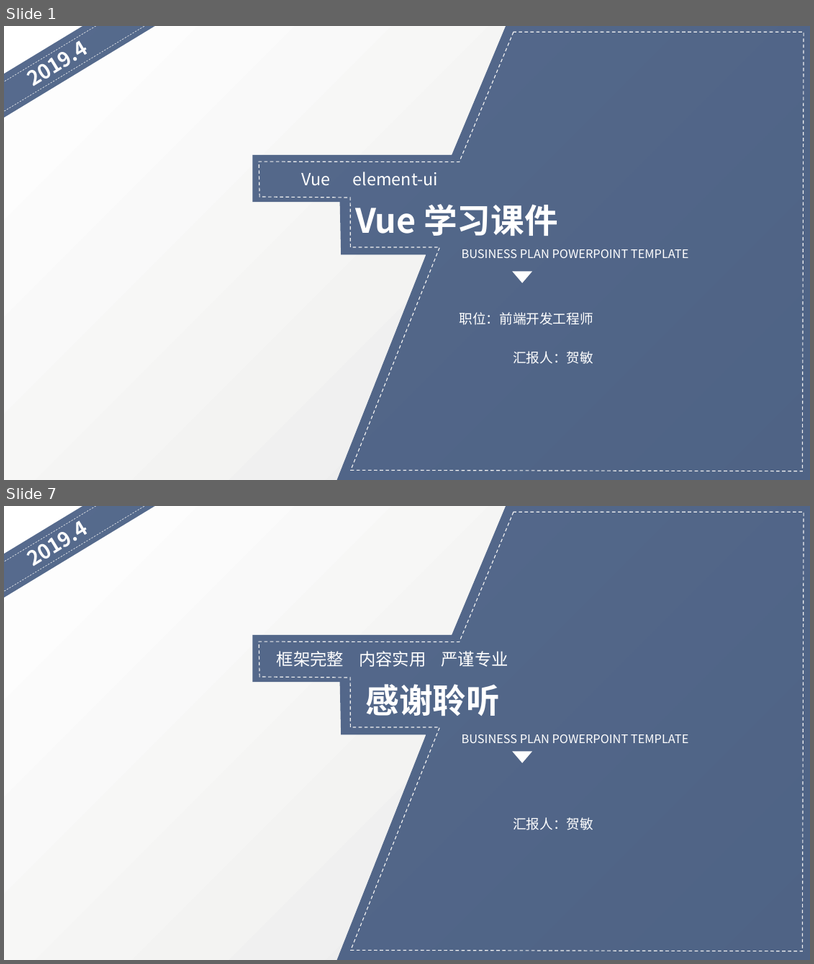
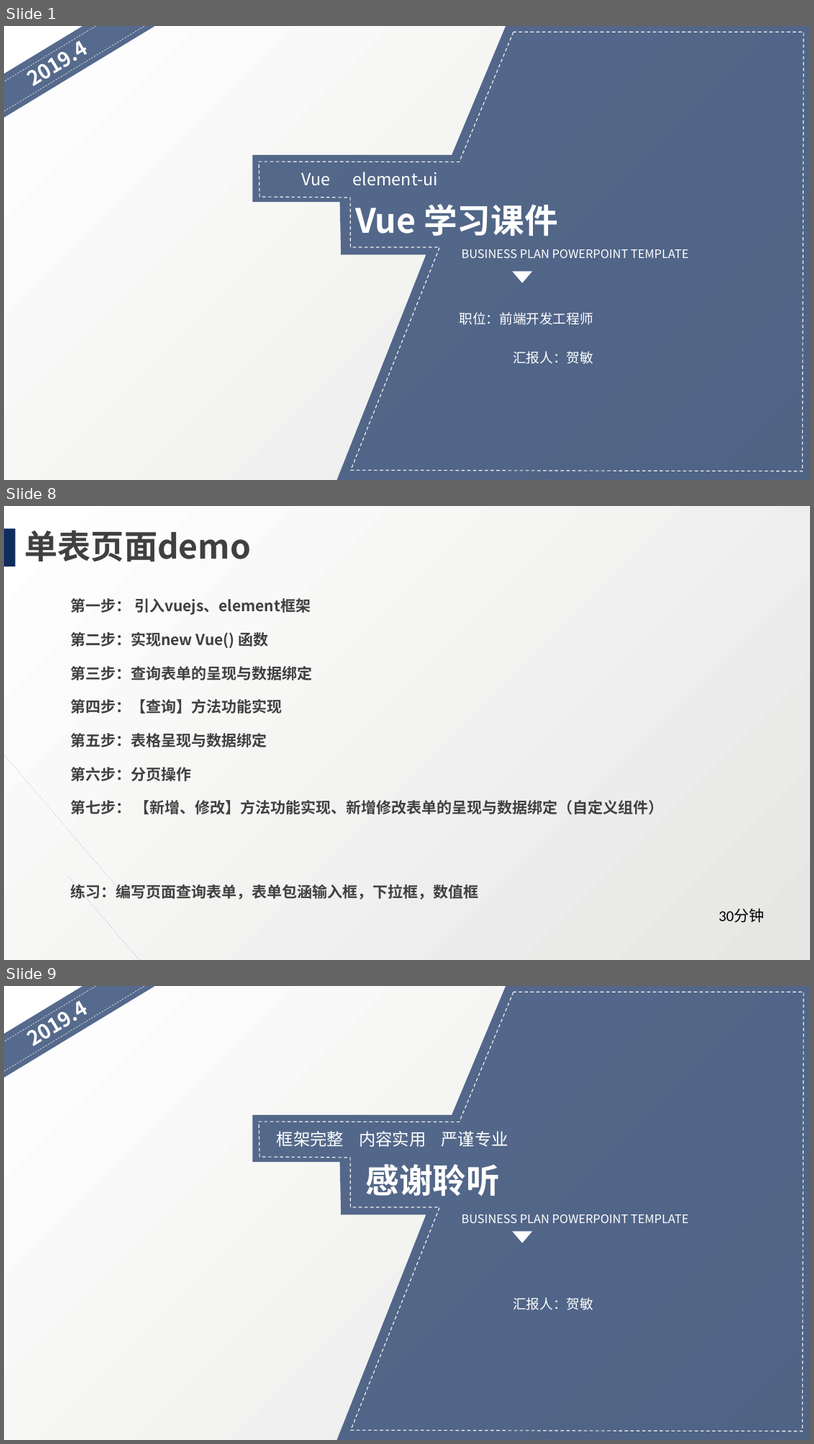
Before and after one commit to hmesingfw/charantia, a slide deck: demo/vue-demo/Vue 学习培训.pptx. Shown one above the other, each under a label of ours: slides 1 and 7 before the commit, slides 1, 8 and 9 after it; the slides between them are not shown. The pictures are 814x964 and 814x1444 pixels, drawn with LibreOffice and Linux fonts; fonts in the diff are those of the drawing; background and template pictures are left out. Boxes give left, top, right and bottom in pixels: in the first picture for what was removed or moved away, otherwise in the second. Text is boxed around its words. In the diff, an @@ line names an element or a change of style, - is before the commit and + after.

```diff
--- a/demo/vue-demo/Vue 学习培训.pptx
+++ b/demo/vue-demo/Vue 学习培训.pptx
@@ slide 8 added at bbox=[4, 506, 810, 960], background gradient #E6E6E5 to #FFFFFF @@
@@ rectangle added at bbox=[4, 529, 16, 566], fill #0F2C5D @@
@@ title added at bbox=[24, 530, 251, 561], 39.6 pt, text #404040, bold @@
+单表页面demo
@@ line added from (4, 565) to (122, 893), #0F2C5D 0.5 pt dashed @@
@@ text added at bbox=[70, 598, 664, 899], 18 pt, text #404040, bold @@
+第一步： 引入vuejs、element框架
+第二步：实现new Vue() 函数
+第三步：查询表单的呈现与数据绑定
+第四步：【查询】方法功能实现
+第五步：表格呈现与数据绑定
+第六步：分页操作
+第七步： 【新增、修改】方法功能实现、新增修改表单的呈现与数据绑定（自定义组件）
+练习：编写页面查询表单，表单包涵输入框，下拉框，数值框
@@ line added from (69, 876) to (175, 960), #0F2C5D 0.5 pt dashed @@
@@ text added at bbox=[719, 908, 764, 922], 18 pt, text #000000 @@
+30分钟
@@ what was slide 7 is now slide 9 @@
```
Also in this commit, not shown: 5 slides changed, 1 other slide added, 3 other files.
